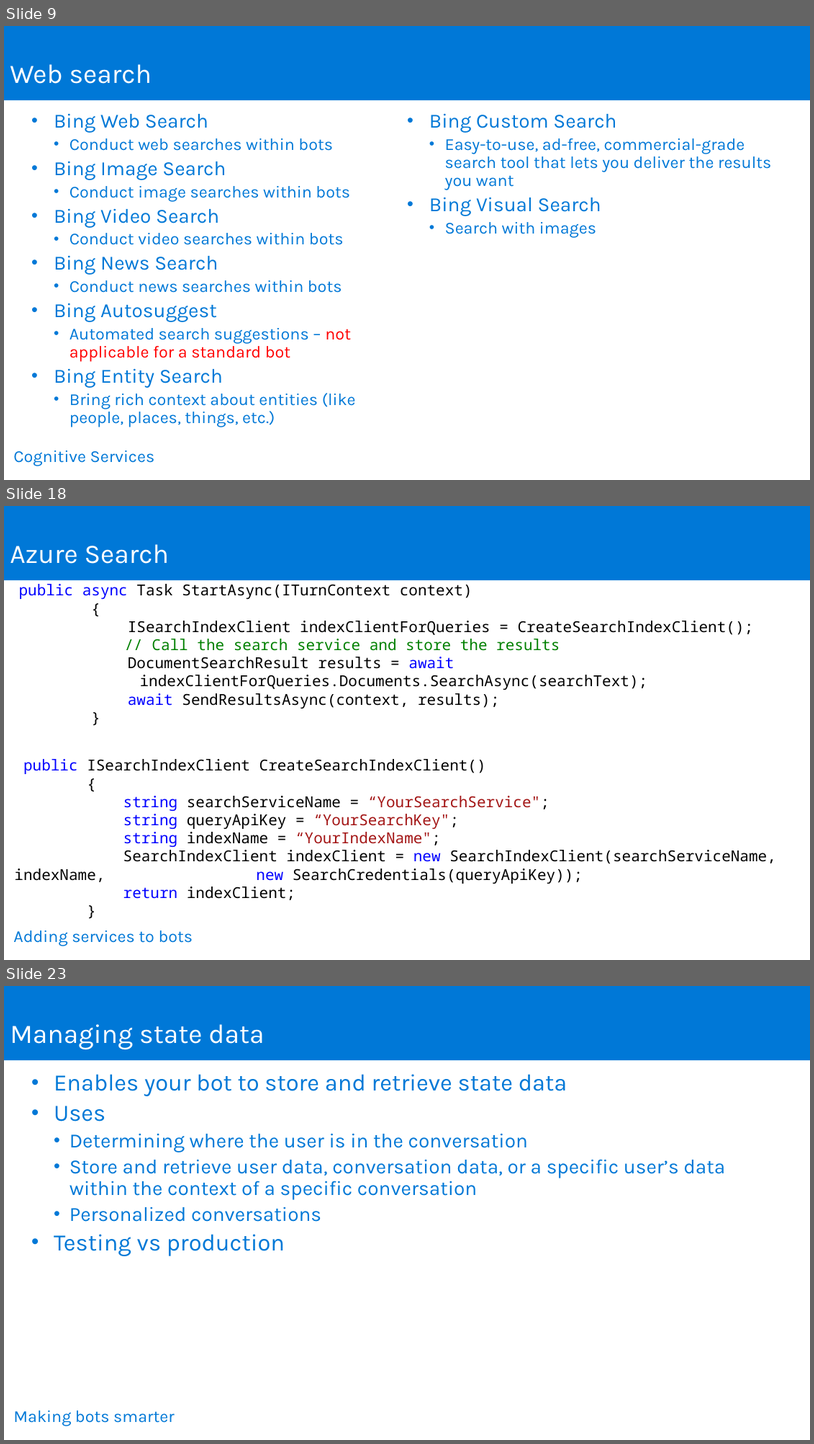
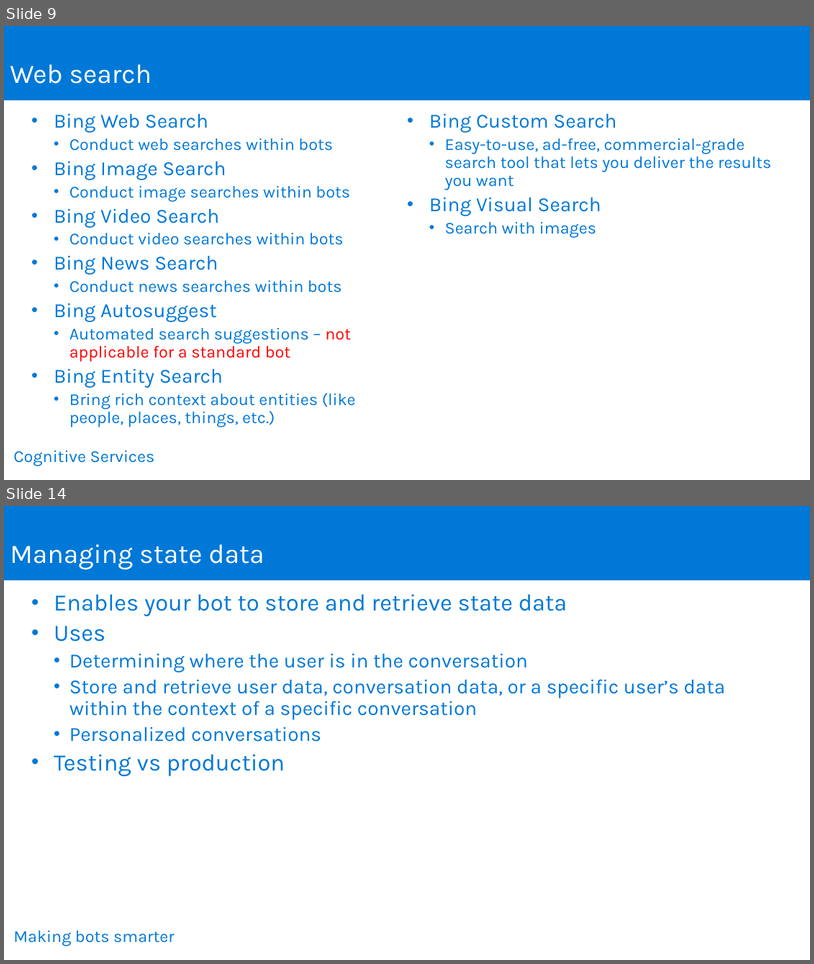
Before and after one commit to joeax/LearnAI-DesigningandArchitectingIntelligentAgents, a slide deck: 05-cognitive_services/resources/slides/IntelligentAgent_05_CognitiveServices_Instructor.pptx. Shown one above the other, each under a label of ours: slides 9, 18 and 23 before the commit, slides 9 and 14 after it; the slides between them are not shown. The pictures are 814x1444 and 814x964 pixels, drawn with LibreOffice and Linux fonts; fonts in the diff are those of the drawing; background and template pictures are left out. Boxes give left, top, right and bottom in pixels: in the first picture for what was removed or moved away, otherwise in the second. Text is boxed around its words. In the diff, an @@ line names an element or a change of style, - is before the commit and + after.

```diff
--- a/05-cognitive_services/resources/slides/IntelligentAgent_05_CognitiveServices_Instructor.pptx
+++ b/05-cognitive_services/resources/slides/IntelligentAgent_05_CognitiveServices_Instructor.pptx
@@ slide 18 removed at (4, 506, 810, 960), background #FFFFFF @@
@@ rectangle removed at (4, 506, 810, 580) @@
-Azure Search
@@ text removed at (19, 584, 754, 708) @@
-public async Task StartAsync(ITurnContext context)
-{
-ISearchIndexClient indexClientForQueries = CreateSearchIndexClient();
-// Call the search service and store the results
-DocumentSearchResult results = await
-indexClientForQueries.Documents.SearchAsync(searchText);
-await SendResultsAsync(context, results);
-}
@@ text removed at (14, 759, 777, 900) @@
-public ISearchIndexClient CreateSearchIndexClient()
-{
-string searchServiceName = “YourSearchService";
-string queryApiKey = “YourSearchKey";
-string indexName = “YourIndexName";
-SearchIndexClient indexClient = new SearchIndexClient(searchServiceName, indexName, new SearchCredentials(queryApiKey));
-return indexClient;
-}
@@ text removed at (13, 930, 193, 945) @@
-Adding services to bots
@@ what was slide 23 is now slide 14 @@
```
Also in this commit, not shown: 9 slides changed, 1 slide added, 8 other slides removed, 2 other files.
